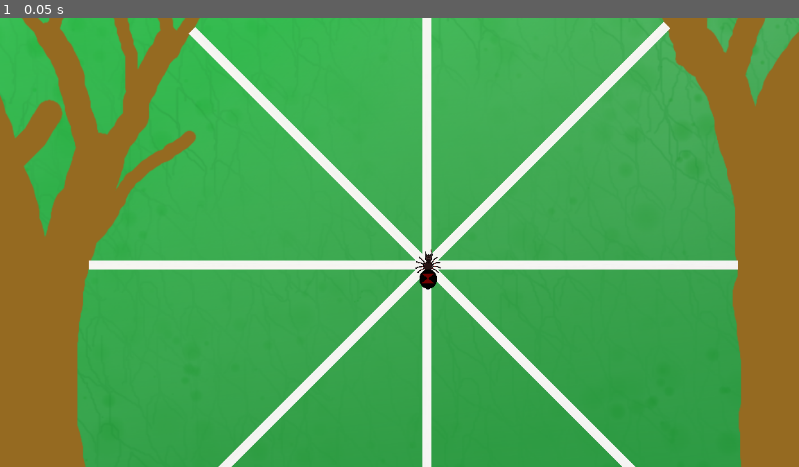
Above: before the commit, frame 1.
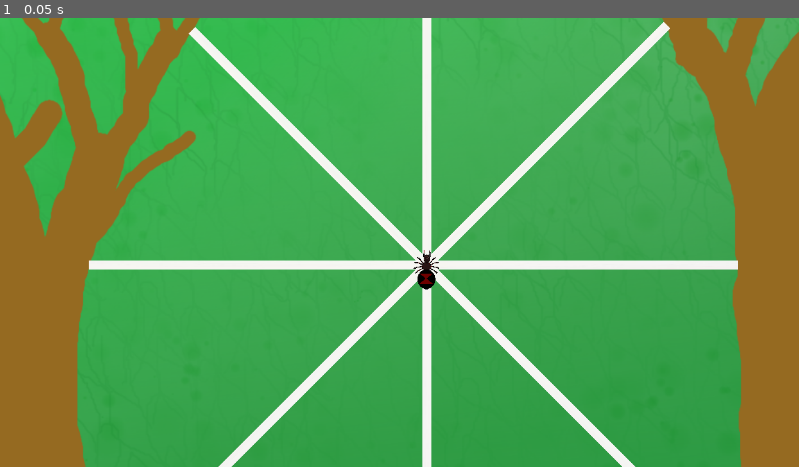
Above: after the commit, the same moment.

Repository: Chickenhatter/web-spider
Game: Godot game, scene res://scenes/main.tscn
Same seed, same stepped clock (60 frames per second), same inputs: the game is played once before the commit and once after it. Before the commit the project has no main scene; this scene is started directly in both runs. The engine's default icon, where the game draws it, is replaced by a stand-in: a white triangle on a blue panel in a dark square.
Inputs:
- Up to frame 1 (0.05 s): no input

The runs differ from the first frame. In frame 1, 0.1% of the frame differs, in the area x 51-56%, y 51-61%.

Commit message:
9hr 39m added start but still not designed

Diff:
--- a/code/gameend.gd
+++ b/code/gameend.gd
@@ -1,15 +1,19 @@
 extends Node2D
 var spider_died = false
-
+var game_start = true
 # Called when the node enters the scene tree for the first time.
 func _ready() -> void:
-	pass # Replace with function body.
-
+	pass
 
 # Called every frame. 'delta' is the elapsed time since the previous frame.
 func _process(delta: float) -> void:
 	if spider_died == true:
 		$"death fall/Sprite2D".self_modulate.a += 0.01
+	elif game_start == true:
+		if $"death fall/Sprite2D".self_modulate.a > 0:
+			$"death fall/Sprite2D".self_modulate.a -= 0.01
+		else:
+			game_start = false
 
 
 func _on_death_fall_body_entered(body: Node2D) -> void:
--- /dev/null
+++ b/code/start.gd
@@ -0,0 +1,22 @@
+extends Node2D
+var fade = false
+
+# Called when the node enters the scene tree for the first time.
+func _ready() -> void:
+	if Trader.fear == true:
+		$Node2D/Spider/Spider/Sprite2D.self_modulate.a = 1
+
+
+# Called every frame. 'delta' is the elapsed time since the previous frame.
+func _process(delta: float) -> void:
+	if fade == true:
+		$Sprite2D.self_modulate.a += 0.01
+		await get_tree().create_timer(2.0).timeout
+		get_tree().change_scene_to_file("res://scenes/main.tscn")
+
+func _on_start_pressed() -> void:
+	fade = true
+
+
+func _on_fear_pressed() -> void:
+	Trader.fear = true
--- a/code/trader.gd
+++ b/code/trader.gd
@@ -5,6 +5,7 @@
 var body_move = 'sin'
 var backrestart = false
 var dead = false
+var fear = false
 # Called when the node enters the scene tree for the first time.
 func _ready() -> void:
 	pass # Replace with function body.
--- a/project.godot
+++ b/project.godot
@@ -11,6 +11,7 @@
 [application]
 
 config/name="web-spider"
+run/main_scene="uid://bl0211orx8smy"
 config/features=PackedStringArray("4.6", "Forward Plus")
 config/icon="res://icon.svg"
 
--- a/scenes/legs.gd
+++ b/scenes/legs.gd
@@ -44,24 +44,34 @@
 
 
 
+	if Input.is_action_pressed('ui_v'):
+		if backleft == 1:
+			number_control_l -= 0.6
+		elif backleft == 2:
+			number_control_l += 0.6
+		if backright == 1:
+			number_control_r -= 0.6
+		elif backright == 2:
+			number_control_r += 0.6
+	else:
+		if backleft == 1:
+			number_control_l -= 0.2
+		elif backleft == 2:
+			number_control_l += 0.2
+		if backright == 1:
+			number_control_r -= 0.2
+		elif backright == 2:
+			number_control_r += 0.2
 
-	if backleft == 1:
-		number_control_l -= 0.2
-	elif backleft == 2:
-		number_control_l += 0.2
-	if backright == 1:
-		number_control_r -= 0.2
-	elif backright == 2:
-		number_control_r += 0.2
 	if left == true:
-		sin_control_one = sin(number_control_l)
-		sin_control_three = sin(number_control_l)
-		sin_control_five = sin(number_control_l)
-		sin_control_seven = sin(number_control_l)
-		sin_control_two = cos(number_control_r)
-		sin_control_four = sin(number_control_r)
-		sin_control_six = sin(number_control_r)
-		sin_control_eight = sin(number_control_r)
+		sin_control_one = sin(number_control_l+0.2)
+		sin_control_three = sin(number_control_l+0.4)
+		sin_control_five = sin(number_control_l+0.6)
+		sin_control_seven = sin(number_control_l+8)
+		sin_control_two = cos(number_control_r-0.2)
+		sin_control_four = sin(number_control_r-0.4)
+		sin_control_six = sin(number_control_r-0.6)
+		sin_control_eight = sin(number_control_r-0.8)
 
 
 
--- a/scenes/main.tscn
+++ b/scenes/main.tscn
@@ -16,6 +16,7 @@
 [ext_resource type="Texture2D" uid="uid://bh8yb4n7xn57s" path="res://assets/spider/head-modified.png" id="10_muem4"]
 [ext_resource type="Texture2D" uid="uid://bu1swq8vr4mop" path="res://assets/spider/toplg-modified.png" id="11_jkv2x"]
 [ext_resource type="Script" uid="uid://dk1uokl7jmg27" path="res://code/fly_around.gd" id="11_ya4ey"]
+[ext_resource type="Texture2D" uid="uid://dl04qcmhskqdd" path="res://assets/spider/fraud.png" id="14_jscy8"]
 [ext_resource type="Texture2D" uid="uid://cb6hld14wel1i" path="res://assets/fly/flyup-modified.png" id="17_dp3eg"]
 [ext_resource type="Texture2D" uid="uid://04dxnl5wbeak" path="res://assets/fly/flydown-modified.png" id="18_0ld40"]
 [ext_resource type="Script" uid="uid://cua0xlqvlo44u" path="res://code/tester.gd" id="19_0ld40"]
@@ -63,18 +64,21 @@
 script = ExtResource("1_0wfyh")
 
 [node name="CollisionPolygon2D" type="CollisionPolygon2D" parent="Node2D/Spider/Spider" unique_id=1057952904]
+position = Vector2(-14, 0)
 polygon = PackedVector2Array(-8, -130, -14, -91, -11, -56, -8, -38, -2, -26, -16, -19, -25, -8, -31, 8, -27, 23, -19, 34, -10, 40, 35, 40, 44, 32, 51, 22, 53, 10, 51, -2, 43, -15, 34, -23, 31, -23, 40, -37, 43, -54, 43, -60, 48, -77, 46, -110, 37, -130, 38, -105, 16, -89, -7, -105)
 
 [node name="Node2D" type="Node2D" parent="Node2D/Spider/Spider" unique_id=213016547 groups=["spider"]]
 position = Vector2(11, 197)
 
 [node name="Spider_area" type="Area2D" parent="Node2D/Spider/Spider" unique_id=121386033]
+position = Vector2(-16, 1)
 script = ExtResource("3_tbgi4")
 
 [node name="CollisionPolygon2D" type="CollisionPolygon2D" parent="Node2D/Spider/Spider/Spider_area" unique_id=255408508]
 polygon = PackedVector2Array(-2, -26, -22, -13, -30, 7, -26, 26, -11, 40, 34, 40, 48, 29, 54, 11, 48, -9, 38, -20, 31, -23)
 
 [node name="Web_area" type="Area2D" parent="Node2D/Spider/Spider" unique_id=955012799]
+position = Vector2(-10, 0)
 script = ExtResource("4_o6xl0")
 
 [node name="CollisionShape2D" type="CollisionShape2D" parent="Node2D/Spider/Spider/Web_area" unique_id=569730358]
@@ -87,6 +91,7 @@
 texture = ExtResource("2_jyhfs")
 
 [node name="Abdomen" type="Node2D" parent="Node2D/Spider/Spider" unique_id=1847208833]
+position = Vector2(-15, 1)
 script = ExtResource("5_choun")
 
 [node name="Sprite2D" type="Sprite2D" parent="Node2D/Spider/Spider/Abdomen" unique_id=1596888184]
@@ -120,6 +125,7 @@
 texture = ExtResource("10_muem4")
 
 [node name="Legs" type="Node2D" parent="Node2D/Spider/Spider" unique_id=39576598]
+position = Vector2(-14, 2)
 script = ExtResource("9_eb6dy")
 
 [node name="leg_one" type="Node2D" parent="Node2D/Spider/Spider/Legs" unique_id=797552594]
@@ -304,6 +310,14 @@
 rotation = -1.1065181
 scale = Vector2(0.2206776, 0.04165308)
 texture = ExtResource("11_jkv2x")
+
+[node name="Sprite2D" type="Sprite2D" parent="Node2D/Spider/Spider" unique_id=596376203]
+self_modulate = Color(1, 1, 1, 0)
+z_index = 111
+position = Vector2(-8.000002, -196.00002)
+rotation = 3.1736
+scale = Vector2(1.3, 1.3)
+texture = ExtResource("14_jscy8")
 
 [node name="WebControl" type="Node2D" parent="Node2D/Spider" unique_id=1217038515]
 script = ExtResource("1_o5qli")
@@ -414,6 +428,7 @@
 [node name="fly" type="Node2D" parent="Node2D/Fly around" unique_id=327989433]
 
 [node name="gameend" type="Node2D" parent="." unique_id=873193829]
+visible = false
 script = ExtResource("20_gqmmt")
 
 [node name="death fall" type="Area2D" parent="gameend" unique_id=1353246966]
@@ -425,9 +440,9 @@
 shape = SubResource("RectangleShape2D_0ld40")
 
 [node name="Sprite2D" type="Sprite2D" parent="gameend/death fall" unique_id=663267857]
-self_modulate = Color(0.011764706, 0.011764706, 0.011764706, 0)
-position = Vector2(38.5, 71)
-scale = Vector2(30.9276, 26.15569)
+self_modulate = Color(0.011764706, 0.011764706, 0.011764706, 1)
+position = Vector2(-1102.0001, -767.99963)
+scale = Vector2(41.24887, 56.431133)
 texture = ExtResource("5_tefeu")
 
 [node name="end_game" type="Area2D" parent="gameend" unique_id=299627883]
--- /dev/null
+++ b/scenes/start.tscn
@@ -0,0 +1,69 @@
+[gd_scene format=3 uid="uid://bl0211orx8smy"]
+
+[ext_resource type="Texture2D" uid="uid://ch5b2x1001wmy" path="res://assets/background/background.png" id="1_u80x2"]
+[ext_resource type="Texture2D" uid="uid://m66bvjlqbb6r" path="res://assets/white.png" id="2_bodal"]
+[ext_resource type="Script" uid="uid://cst14jsy86x05" path="res://code/start.gd" id="3_bodal"]
+
+[node name="Node2D" type="Node2D" unique_id=1150161592]
+
+[node name="Node2D" type="Node2D" parent="." unique_id=166176131]
+
+[node name="Background" type="Node2D" parent="Node2D" unique_id=1934155830]
+
+[node name="Sprite2D" type="Sprite2D" parent="Node2D/Background" unique_id=689995833]
+position = Vector2(571, 302)
+scale = Vector2(1.2, 1.2)
+texture = ExtResource("1_u80x2")
+
+[node name="Node2D" type="Node2D" parent="Node2D/Background" unique_id=1331580330]
+
+[node name="Sprite2D" type="Sprite2D" parent="Node2D/Background/Node2D" unique_id=1621240743]
+self_modulate = Color(0, 0, 0, 1)
+position = Vector2(-774, 417.99994)
+scale = Vector2(6.7511315, 11.185629)
+texture = ExtResource("2_bodal")
+
+[node name="Sprite2D2" type="Sprite2D" parent="Node2D/Background/Node2D" unique_id=1741237552]
+self_modulate = Color(0, 0, 0, 1)
+position = Vector2(1905.9999, 361)
+scale = Vector2(6.723983, 11.185629)
+texture = ExtResource("2_bodal")
+
+[node name="Sprite2D3" type="Sprite2D" parent="Node2D/Background/Node2D" unique_id=449049498]
+self_modulate = Color(0, 0, 0, 1)
+position = Vector2(569.9733, 1465.9999)
+rotation = 1.5707964
+scale = Vector2(6.7511315, 24.960608)
+texture = ExtResource("2_bodal")
+
+[node name="Sprite2D4" type="Sprite2D" parent="Node2D/Background/Node2D" unique_id=1596543094]
+self_modulate = Color(0, 0, 0, 1)
+position = Vector2(563.5721, -984.99994)
+rotation = 1.5707964
+scale = Vector2(6.7511315, 24.935284)
+texture = ExtResource("2_bodal")
+
+[node name="Start" type="Node2D" parent="Node2D" unique_id=1541962791]
+script = ExtResource("3_bodal")
+
+[node name="Start" type="Button" parent="Node2D/Start" unique_id=628882223]
+offset_left = 394.0
+offset_top = 274.0
+offset_right = 774.0
+offset_bottom = 389.0
+
+[node name="Sprite2D" type="Sprite2D" parent="Node2D/Start" unique_id=134662313]
+self_modulate = Color(0, 0, 0, 0)
+position = Vector2(623.5, 253.5)
+scale = Vector2(7.2805433, 6.7724547)
+texture = ExtResource("2_bodal")
+
+[node name="Fear" type="Node2D" parent="Node2D" unique_id=113089808]
+
+[node name="Fear" type="Button" parent="Node2D/Fear" unique_id=2028466238]
+offset_right = 132.0
+offset_bottom = 85.0
+text = "I am scared of Spiders"
+
+[connection signal="pressed" from="Node2D/Start/Start" to="Node2D/Start" method="_on_start_pressed"]
+[connection signal="pressed" from="Node2D/Fear/Fear" to="Node2D/Start" method="_on_fear_pressed"]
Binary file added: assets/spider/fraud.png
Not shown, added: assets/spider/fraud.png.import
Not shown, added: code/start.gd.uid
